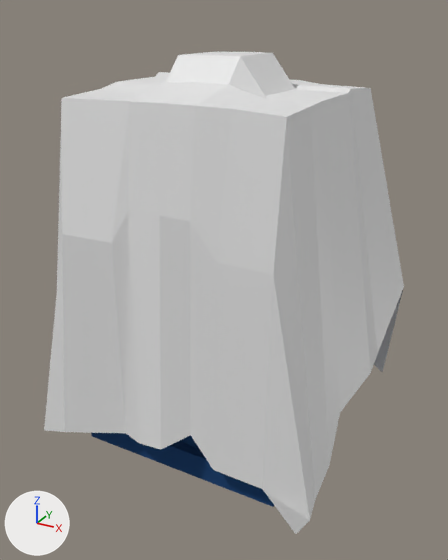
A saved change to the glTF model Tardis.glb.
One viewpoint serves both versions: a camera (50 mm lens) standing at (2.9, -5.35, 4.37) and looking at (0.05, -0.17, 1.78). The axes (+X, +Y, +Z) are drawn at lower left. The lights are the same throughout. Vertices at the same position are counted once.

Script lines for the objects in view, before the commit:
```python
me_cube = bpy.data.meshes.new('Cube')
me_cube.from_pydata(...)  # 326 vertices, 658 faces; spans x -1.11..1.11, y -1.11..1.11, z -1.0..2.94
# faces by material slot: [594, 48, 16]
me_cube.materials.append(mat_material)  # dark blue #003b6f
me_cube.materials.append(mat_material_001)  # dark blue #020035
me_cube.materials.append(mat_material_002)  # dark blue #00325d
me_plane = bpy.data.meshes.new('Plane')
me_plane.from_pydata(...)  # 81 vertices, 128 faces; spans x -1.57..1.62, y -1.53..1.49, z -4.81..-0.83
# before: 3 (1.44, 1.37, -4.58) at pixel (382, 372), 10 (0.54, 1.37, -4.31), 24 (1.44, -0.3, -4.13) at pixel (340, 412), 25 (1.57, 0.25, -3.93) at pixel (370, 372), 26 (1.49, 0.79, -4.0) at pixel (377, 353)
# before: 27 (1.62, 1.15, -3.29) at pixel (403, 286), 73 (1.06, 1.37, -4.31)
ob_cube = bpy.data.objects.new('Cube', me_cube)
ob_cube.location = (0.0, 0.0, 1.0)
ob_plane = bpy.data.objects.new('Plane', me_plane)
ob_plane.location = (0.0, 0.0, 4.82)
```
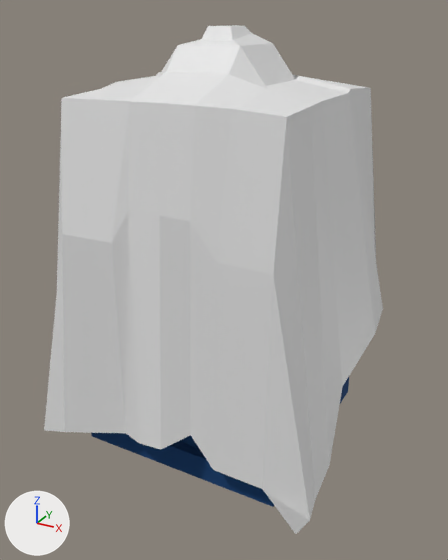
Commit message: tardis v2

Where the change shows, as pixel boxes (x1, y1, x2, y2) in the pictures (448 x 560 px; the box of a moved part takes in the faces that stretch with it):
'Plane', reshaped: before (44, 52, 404, 534); after (44, 25, 383, 534)
part 1 of me_plane, moved or reshaped: before (311, 88, 404, 464); after (311, 88, 383, 464)
part 2 of me_plane, built on: before (63, 52, 366, 109); after (63, 25, 368, 109)

Patch to the scene script:
```diff
--- a/Tardis.glb.py
+++ b/Tardis.glb.py
@@ me_plane @@
 # used by ob_plane; location = (0.0, 0.0, 4.82)
 # verts and faces of me_plane; kept vertices keep their numbers, new ones are numbered from 81
-me_plane.from_pydata(...)  # 81 vertices, 128 faces; spans x -1.57..1.62, y -1.53..1.49, z -4.81..-0.83
+me_plane.from_pydata(...)  # 93 vertices, 152 faces; spans x -1.57..1.57, y -1.53..1.49, z -4.81..-0.6
+# me_plane part 1
+verts[3] = (1.31, 1.37, -3.79)  # moved
+verts[10] = (0.45, 1.37, -4.31)  # moved
+verts[24] = (1.44, -0.3, -3.82)  # moved, pixel (342, 386)
+verts[25] = (1.57, 0.25, -3.47)  # moved, pixel (375, 334)
+verts[26] = (1.49, 0.79, -3.44)  # moved, pixel (382, 308)
+verts[27] = (1.25, 1.2, -3.07)  # moved, pixel (375, 260)
+verts[73] = (0.92, 1.37, -4.09)  # moved
+# me_plane part 2
+# 4 vertices are removed from x -0.35..0.29, y -0.3..0.36, z -0.85..-0.83
+# 19 faces are deleted
+# 9 vertices in x -0.5..0.54, y -0.51..0.43, z -1.16..-1.05 move by (0.0, 0.0, 0.09)
+# 6 vertices in x -0.5..0.6, y -0.4..0.36, z -1.16..-0.83 move by (0.0, 0.0, 0.08)
+# 1 vertex moves from x -0.4, y -0.57, z -1.19 to x -0.4, y -0.57, z -1.01
+# 16 vertices are added at x -0.35..0.29, y -0.3..0.36, z -0.77..-0.6
+# 43 new faces join them
```
